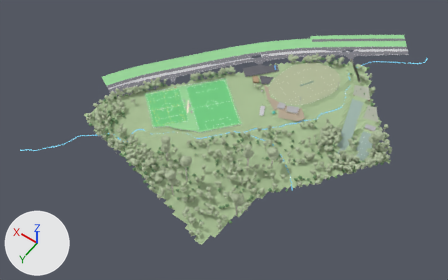
Before and after pictures for a commit that changed the glTF model KHFR_stage1_winter.glb.
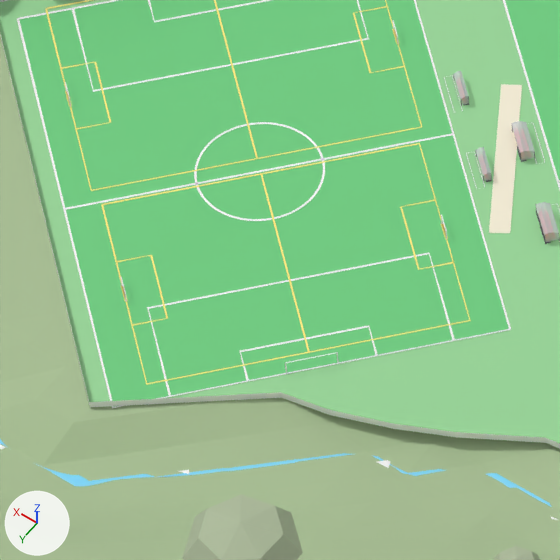
The first picture shows the older version from a 50 mm lens placed at (-353.0, 515.0, 788.0), pointed at (13.0, 4.0, -16.0). The close-ups show the older and then the newer version on the part from 32% to 43% of the width and 33% to 50% of the height of that picture. Only the edits that show in the close-ups are written down. Every picture has the same lights, and +X, +Y and +Z are marked at lower left.

In view in the first close-up: 'C2 wicket slab', 'Giant eucalypts (canopies)', 'NE arm (rejoined at the playground, no crossings)', 'P4 perimeter', 'Pitch 3', 'Pitch 4', 'QUARTER 7v7 (A) perimeter', 'QUARTER 7v7 (B) perimeter', 'Reserve terrain', 'Team shelters (canopy)', 'fence_N_straight wall', 'field N flatgrass' and 18 more.
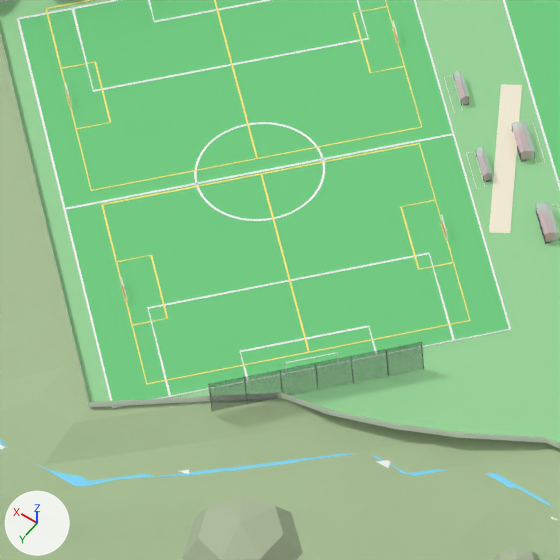
The change, as JSON lines over the scene's bpy script:
```json
{"op": "add", "block": "mat_bnet", "code": ["mat_bnet = principled_material('bnet')", "mat_bnet.base_color = (0.12, 0.13, 0.15)  # dark grey #61656c", "mat_bnet.roughness = 0.85", "mat_bnet.alpha = 0.3"]}
{"op": "add", "block": "me_p4_ball_stop_net_6_m__nw", "code": ["me_p4_ball_stop_net_6_m__nw = bpy.data.meshes.new('P4 ball-stop net 6 m (NW)')", "me_p4_ball_stop_net_6_m__nw.from_pydata([(91.3, 39.8, 6.0), (100.9, 51.3, 6.0), (81.7, 28.3, 6.0), (81.6, 28.3, 6.0), (100.9, 51.3, 6.0), (100.9, 51.3, 0.0), (81.7, 28.3, 0.0), (81.6, 28.3, 0.0), (100.9, 51.3, 0.0)], [], [(0, 1, 2), (0, 2, 3), (0, 3, 4), (0, 4, 1), (5, 6, 1), (6, 2, 1), (6, 7, 2), (7, 3, 2), (7, 8, 3), (8, 4, 3), (8, 5, 4), (5, 1, 4)])", "me_p4_ball_stop_net_6_m__nw.materials.append(mat_bnet)  # dark grey #61656c"]}
{"op": "add", "block": "me_p4_ball_stop_posts__nw", "code": ["me_p4_ball_stop_posts__nw = bpy.data.meshes.new('P4 ball-stop posts (NW)')", "me_p4_ball_stop_posts__nw.from_pydata(...)  # 91 vertices, 126 faces; spans x 81.6..101.0, y 28.2..51.3, z 0.0..6.0", "me_p4_ball_stop_posts__nw.materials.append(mat_shframe)  # dark grey #4b4b50"]}
{"op": "add", "block": "ob_p4_ball_stop_net_6_m__nw", "code": ["ob_p4_ball_stop_net_6_m__nw = bpy.data.objects.new('P4 ball-stop net 6 m (NW)', me_p4_ball_stop_net_6_m__nw)", "ob_p4_ball_stop_net_6_m__nw.location = (0.0, 0.0, 0.0)"]}
{"op": "add", "block": "ob_p4_ball_stop_posts__nw", "code": ["ob_p4_ball_stop_posts__nw = bpy.data.objects.new('P4 ball-stop posts (NW)', me_p4_ball_stop_posts__nw)", "ob_p4_ball_stop_posts__nw.location = (0.0, 0.0, 0.0)"]}
```

What differs and where, as boxes (x1, y1, x2, y2) in the close-ups (560 x 560 px):
```json
{"object": "P4 ball-stop net 6 m (NW)", "change": "added", "after": [209, 342, 423, 411]}
{"object": "P4 ball-stop posts (NW)", "change": "added", "after": [208, 342, 424, 412]}
```
